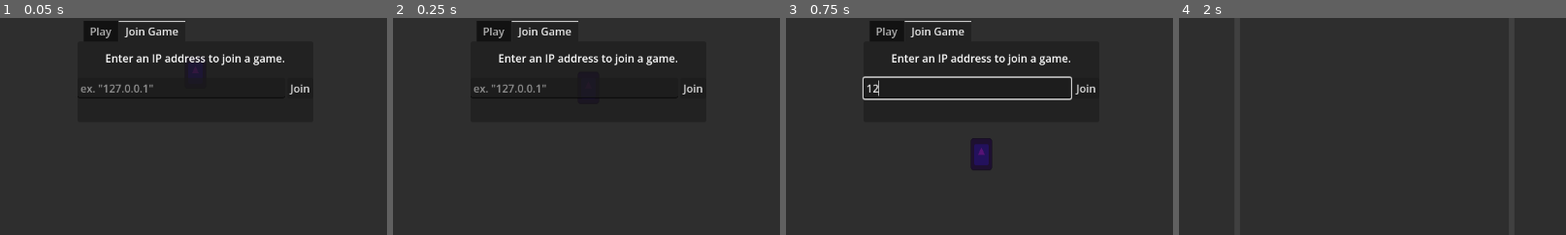
Above: before the commit, frames 1-4 (left to right).
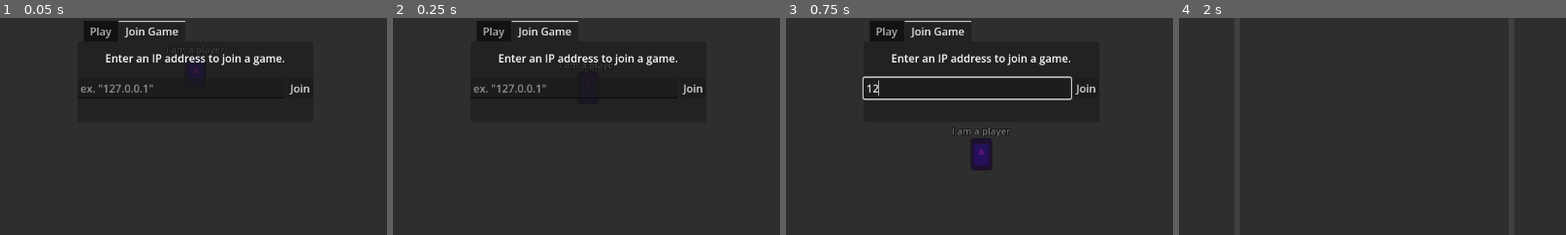
Above: after the commit, the same moments.

Repository: stacktrace-error/chunk-terrain
Game: Godot game, scene res://entities/player/player_body.tscn
Same seed, same stepped clock (60 frames per second), same inputs: the game is played once before the commit and once after it. This scene is started directly instead of the project's main scene. The engine's default icon, where the game draws it, is replaced by a stand-in: a white triangle on a blue panel in a dark square.
Inputs (mouse positions are % of the whole screen's width and height, from its top left):
- Up to frame 1 (0.05 s): no input
- Up to frame 2 (0.25 s): no input
- Up to frame 3 (0.75 s): click (48, 54) at 0.52 s; type "12" at 0.6 s
- Up to frame 4 (2 s): click (12, 98) at 0.75 s; type "Alex" at 0.83 s; click "Join" at 1.25 s
The pictures show only the part of the screen within x 25-75%, y 38-88%; the shares and areas given below are measured in that part.

The runs differ from the first frame. In frame 1, less than 0.1% of the frame differs, in the area x 52-55%, y 12-17%; in frame 2, less than 0.1%; in frame 3, 0.2%, in the area x 43-58%, y 50-55%; in frame 4, nothing differs.
Error before the commit: Invalid call. Nonexistent function 'global_to_chunk' in base 'Nil'. (res://entities/player/player_body.gd:56)
Error after the commit: Invalid call. Nonexistent function 'global_to_chunk' in base 'Nil'. (res://entities/player/player_body.gd:64)

Commit message:
player name labels, includes STINKY LINE OF CODE

Diff:
--- a/entities/player/player_body.gd
+++ b/entities/player/player_body.gd
@@ -2,6 +2,8 @@
 class_name PlayerBody
 
 signal surface_changed(surface:Surface)
+
+@export var name_label : RichTextLabel
 
 var surface : Surface:
 	set(x):
@@ -13,13 +15,19 @@
 const chunk_radius : int = 8
 
 static func create(id:int, mul_api:MultiplayerAPI) -> PlayerBody:
-	var body : PlayerBody= preload("res://entities/player/player_body.tscn").instantiate()
+	var body : PlayerBody = preload("res://entities/player/player_body.tscn").instantiate()
 	body.set_multiplayer_authority(id)
 	body.name = str(id)
 	body.surface_changed.connect(Surfaces.set_active_surface)
 
+	# stinky line of code that:
+	# - doesn't show up in the stacktrace.
+	# - causes no errors.
+	# - SPECIFICALLY crashes session 3 SOMETIMES because the function no longer returns a body??????
+	# - does not do that when commented out.
+	body.name_label.text = Lobby.get_colored_name(id)
+
 	Lobby.peer_disconnected.connect(body.on_peer_disconnected)
-
 	if mul_api.get_unique_id() == id: Camera.target = body
 
 	return body
--- a/entities/player/player_body.tscn
+++ b/entities/player/player_body.tscn
@@ -12,10 +12,11 @@
 properties/0/spawn = false
 properties/0/replication_mode = 1
 
-[node name="PlayerBody" type="CharacterBody2D" unique_id=2068877907]
+[node name="PlayerBody" type="CharacterBody2D" unique_id=2068877907 node_paths=PackedStringArray("name_label")]
 collision_layer = 32776
 platform_floor_layers = 4294967041
 script = ExtResource("1_xhb16")
+name_label = NodePath("NameLabel")
 
 [node name="CollisionShape2D" type="CollisionShape2D" parent="." unique_id=666932845]
 shape = SubResource("CapsuleShape2D_oul6g")
@@ -27,3 +28,27 @@
 
 [node name="MultiplayerSynchronizer" type="MultiplayerSynchronizer" parent="." unique_id=1070237324]
 replication_config = SubResource("SceneReplicationConfig_abrql")
+
+[node name="NameLabel" type="RichTextLabel" parent="." unique_id=1333028570]
+anchors_preset = 8
+anchor_left = 0.5
+anchor_top = 0.5
+anchor_right = 0.5
+anchor_bottom = 0.5
+offset_left = -162.0
+offset_top = -42.0
+offset_right = 162.0
+offset_bottom = -26.0
+grow_horizontal = 2
+grow_vertical = 2
+theme_override_constants/outline_size = 5
+theme_override_font_sizes/normal_font_size = 14
+theme_override_font_sizes/bold_font_size = 14
+theme_override_font_sizes/bold_italics_font_size = 14
+theme_override_font_sizes/italics_font_size = 14
+theme_override_font_sizes/mono_font_size = 14
+bbcode_enabled = true
+text = "I am a player"
+fit_content = true
+horizontal_alignment = 1
+vertical_alignment = 2
--- a/multiplayer/g_lobby.gd
+++ b/multiplayer/g_lobby.gd
@@ -4,17 +4,17 @@
 signal connection_status_changed(to:MultiplayerPeer.ConnectionStatus)
 signal peer_disconnected(id:int)
 
-var connection_status : MultiplayerPeer.ConnectionStatus:
+var connection_status : MultiplayerPeer.ConnectionStatus = 0:
 	set(x):
 		if(connection_status != x):
 			connection_status = x
 			connection_status_changed.emit(x)
 
 var uid : String
-
 var players : Dictionary[int, Dictionary] = {}
 
 const default_port : int = 13500
+
 
 func _ready() -> void:
 	var args : Dictionary[String, String] = Util.launch_args
@@ -35,7 +35,6 @@
 	var port : int = default_port
 	if !port_string.is_empty(): port = port_string.to_int()
 	return host(port)
-
 func host(port:int=default_port) -> bool:
 	var peer : ENetMultiplayerPeer = ENetMultiplayerPeer.new()
 	var error : Error = peer.create_server(port)
@@ -60,7 +59,6 @@
 
 	if split.size() > 1: return join(split[0], split[1].to_int())
 	return join(address, default_port)
-
 func join(address:String="localhost", port:int=default_port) -> bool:
 	quit()
 
@@ -70,28 +68,39 @@
 		ERR_CANT_CREATE: ErrorPopup.show_with(str("Couldn't create client for ", address, ":", port, "."))
 		ERR_ALREADY_IN_USE: ErrorPopup.show_with("Multiplayer peer already in use.")
 		OK:
+			DisplayServer.window_set_title.call_deferred(str(address, ":", port))
+
 			multiplayer.multiplayer_peer = peer
+			multiplayer.server_disconnected.connect(quit)
 			multiplayer.connected_to_server.connect(send_player)
-			multiplayer.server_disconnected.connect(quit)
 			multiplayer.peer_disconnected.connect(on_peer_disconnected)
 
-			DisplayServer.window_set_title.call_deferred(str(address, ":", port))
+			connection_status = 1
+
 			return true
 	return false
 
 
 func send_player() -> void:
-	var nick : String = uid if Util.launch_args.has("uid") else Settings.read("nickname")
+	var override : bool = Util.launch_args.has("uid")
+	var nick : String = uid if override else Settings.read("nickname")
+	var color : String = "bebebe" if override else Settings.read("nickname_color")
 
 	rpc_send_player.rpc_id(1, {
 		"uid" = uid,
 		"nickname" = nick,
-		"nickname_color" = Settings.read("nickname_color"),
+		"nickname_color" = color,
 	})
 
 @rpc("any_peer", "call_local")
 func rpc_send_player(player:Dictionary) -> void:
 	if !multiplayer.is_server(): return
+
+	# rudimentary ban
+	#if player.uid == "client 1":
+		#multiplayer.multiplayer_peer.disconnect_peer(multiplayer.get_remote_sender_id())
+		#return
+
 	player["id"] = multiplayer.get_remote_sender_id()
 	on_player_received(player)
 
@@ -109,7 +118,7 @@
 @rpc("call_local")
 func rpc_add_player(player:Dictionary) -> void:
 	if players.get(player.id):
-		print("attempted to add duplicate player " + player.id)
+		print(str("attempted to add duplicate player ", player.id))
 		return
 	players[player.id] = player
 
--- a/project.godot
+++ b/project.godot
@@ -37,10 +37,6 @@
 [debug]
 
 gdscript/warnings/untyped_declaration=1
-
-[dotnet]
-
-project/assembly_name="storm"
 
 [input]
 
--- a/ui/main_menu.gd
+++ b/ui/main_menu.gd
@@ -2,21 +2,21 @@
 
 
 func _ready() -> void:
-	if Surfaces.has_world: hide()
-
 	Surfaces.world_created.connect(hide)
 	Surfaces.world_closed.connect(show)
 
+	hide()
+	#visibility_changed.connect(on_visibility_changed)
+	if !Surfaces.has_world: show()
+	on_visibility_changed()
+
 	%JoinAddress.text = Settings.read("last_join_ip")
-
-	visibility_changed.connect(on_visibility_changed)
-	on_visibility_changed()
 
 func on_join_submitted() -> void:
 	Lobby.join_parse_port(%JoinAddress.text)
 
 func on_visibility_changed() -> void:
-	if visible:
+	if visible && Lobby.connection_status == 0:
 		DisplayServer.window_set_title.call_deferred("main menu")
 
 
--- a/ui/main_menu.tscn
+++ b/ui/main_menu.tscn
@@ -4,6 +4,7 @@
 [ext_resource type="PackedScene" uid="uid://dc8dgp5nmtxbf" path="res://ui/player_info.tscn" id="2_0dkrt"]
 
 [node name="MainMenu" type="CanvasLayer" unique_id=2060055621]
+visible = false
 script = ExtResource("1_qtwoh")
 
 [node name="Panel" type="Panel" parent="." unique_id=1106468792]
--- a/world/g_surfaces.gd
+++ b/world/g_surfaces.gd
@@ -42,7 +42,7 @@
 		rpc_add_stubs.rpc_id(id, to_stubs())
 
 		for player : int in Lobby.players:
-			rpc_spawn_body.rpc_id(id, player)
+			if player != id: rpc_spawn_body.rpc_id(id, player)
 
 		rpc_spawn_body.rpc(id)
 
--- a/world/surface.gd
+++ b/world/surface.gd
@@ -116,7 +116,7 @@
 
 ## Has to be called from the server's side. TODO bad name
 func request_chunk(peer_id:int, cxy:Vector2i) -> void:
-	if multiplayer.is_server() and !loaded_chunks.has(cxy):
+	if multiplayer.is_server():
 		# Client can place blocks in empty chunks and override the whole damn thing otherwise.
 		if !used_chunks.has(cxy): generate_chunk(cxy)
 
@@ -152,6 +152,7 @@
 func generate_chunk(cxy:Vector2i) -> void:
 	noise.seed = generation_seed
 	used_chunks.erase(cxy)
+	mark_chunk_loaded(cxy)
 	var mxy : Vector2i = Vector2i()
 	for mx in chunk_size[0]: for my in chunk_size[1]:
 		mxy[0] = cxy[0] * chunk_size[0] + mx
